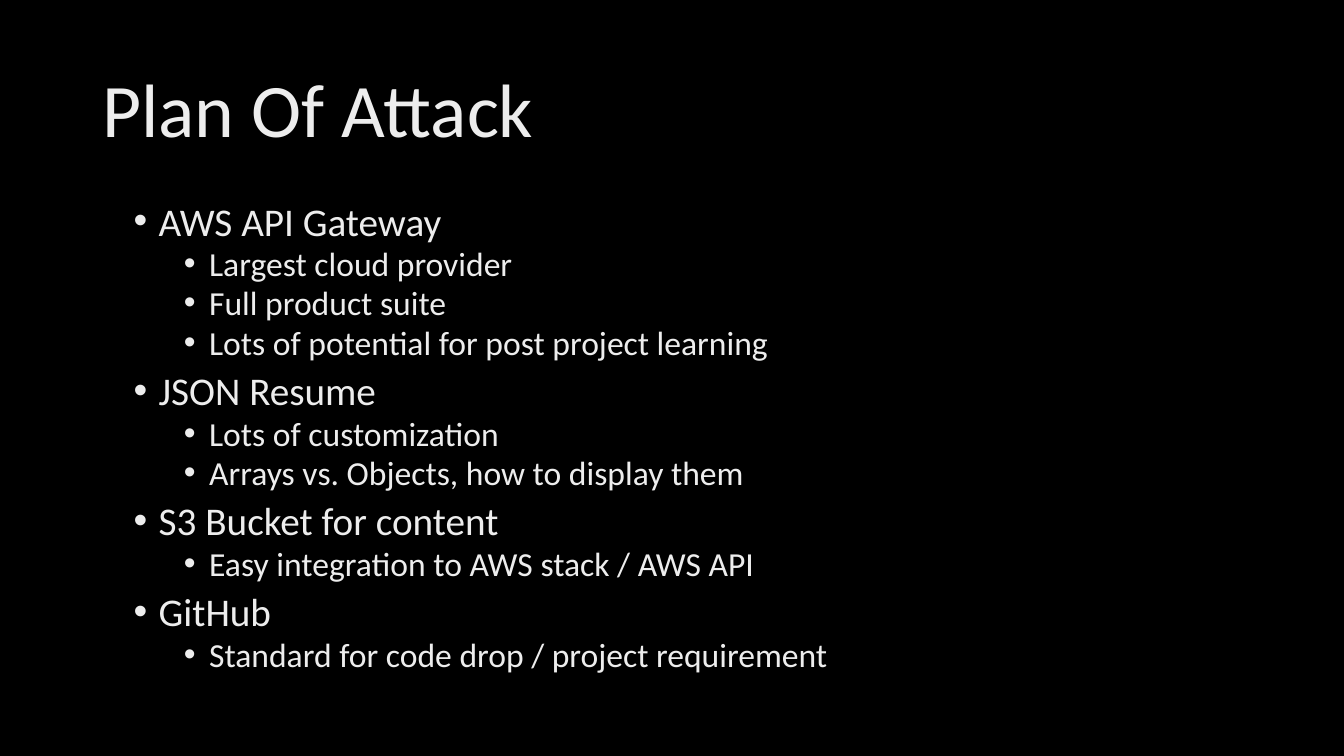
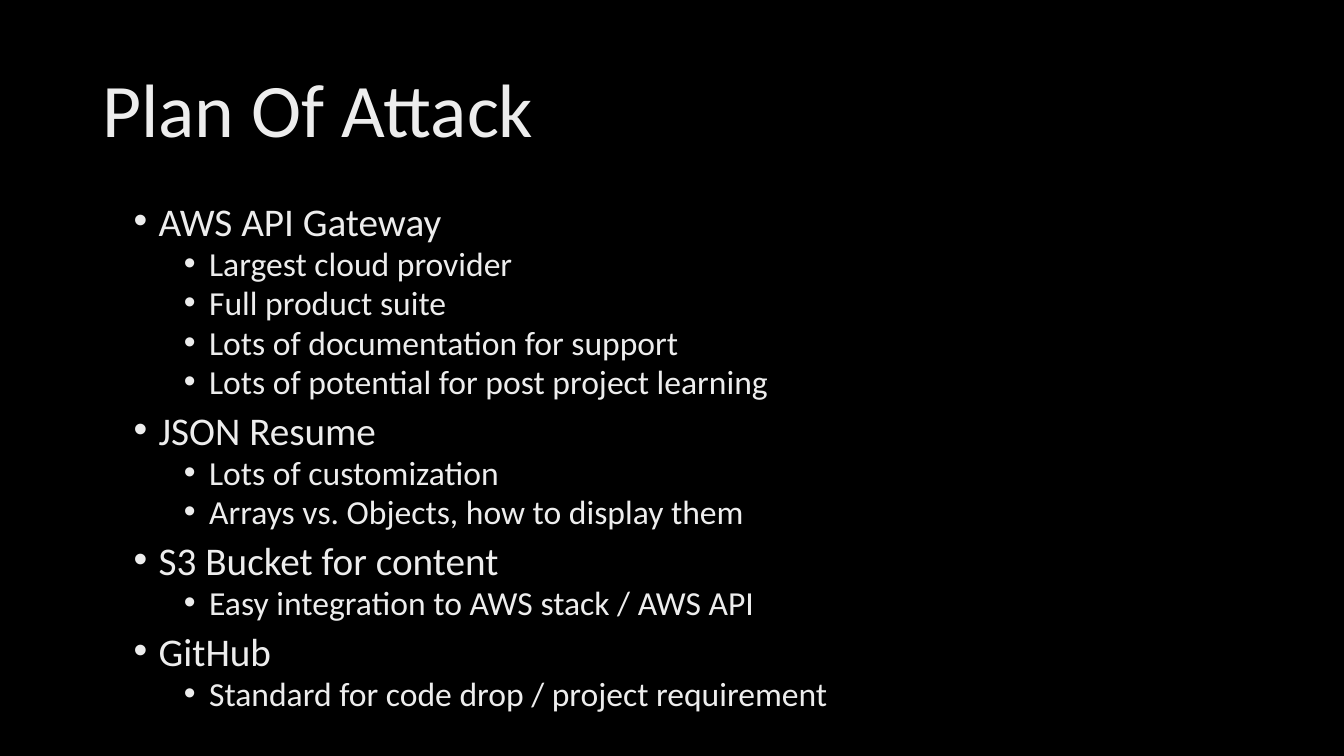
Before and after one commit to djherd/ProjectUnicorn, a slide deck: slide 4 of Doug Herd Project Presentation.pptx. Drawn at 1344x756 pixels with LibreOffice and Linux fonts; fonts in the diff are those of the drawing; background and template pictures are left out. Boxes give left, top, right and bottom in pixels: in the first picture for what was removed or moved away, otherwise in the second. Text is boxed around its words. In the diff, an @@ line names an element or a change of style, - is before the commit and + after.

Commit message:
Updates

```diff
--- a/Doug Herd Project Presentation.pptx
+++ b/Doug Herd Project Presentation.pptx
@@ text at (209, 331, 678, 361): paragraph added @@
+  • Lots of documentation for support
```
